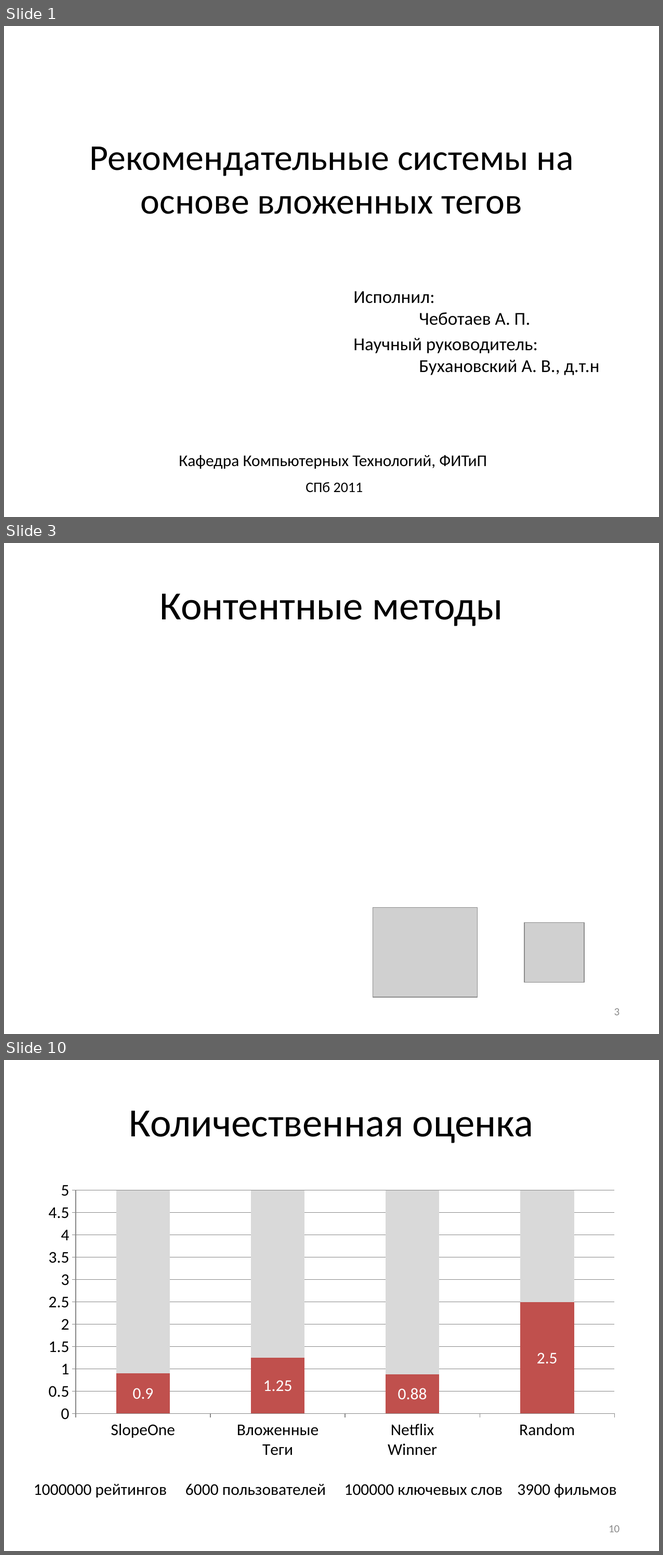
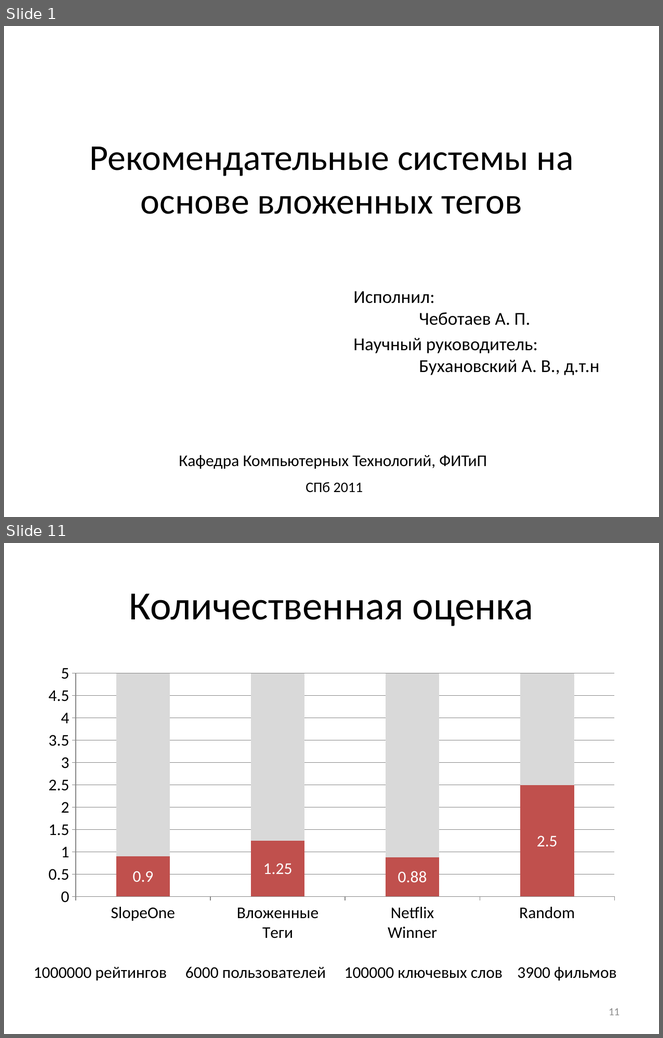
Before and after one commit to Otann/diploma, a slide deck: slides.pptx. Shown one above the other, each under a label of ours: slides 1, 3 and 10 before the commit, slides 1 and 11 after it; the slides between them are not shown. The pictures are 663x1555 and 663x1038 pixels, drawn with LibreOffice and Linux fonts; fonts in the diff are those of the drawing; grey boxes stand for pictures. Boxes give left, top, right and bottom in pixels: in the first picture for what was removed or moved away, otherwise in the second. Text is boxed around its words. In the diff, an @@ line names an element or a change of style, - is before the commit and + after.

```diff
--- a/slides.pptx
+++ b/slides.pptx
@@ slide 3 removed at (4,543,659,1034), background #FFFFFF @@
@@ title removed at (159,593,503,626) @@
-Контентные методы
@@ picture removed at (373,908,478,997) @@
@@ picture removed at (525,923,584,982) @@
@@ page number removed at (614,1008,620,1016) @@
-3
@@ what was slide 10 is now slide 11 @@
@@ page number at (609,1008,620,1016): text changed @@
-10
+11
```
Also in this commit, not shown: 2 slides changed, 9 slides added, 7 other slides removed, 12 other files.
